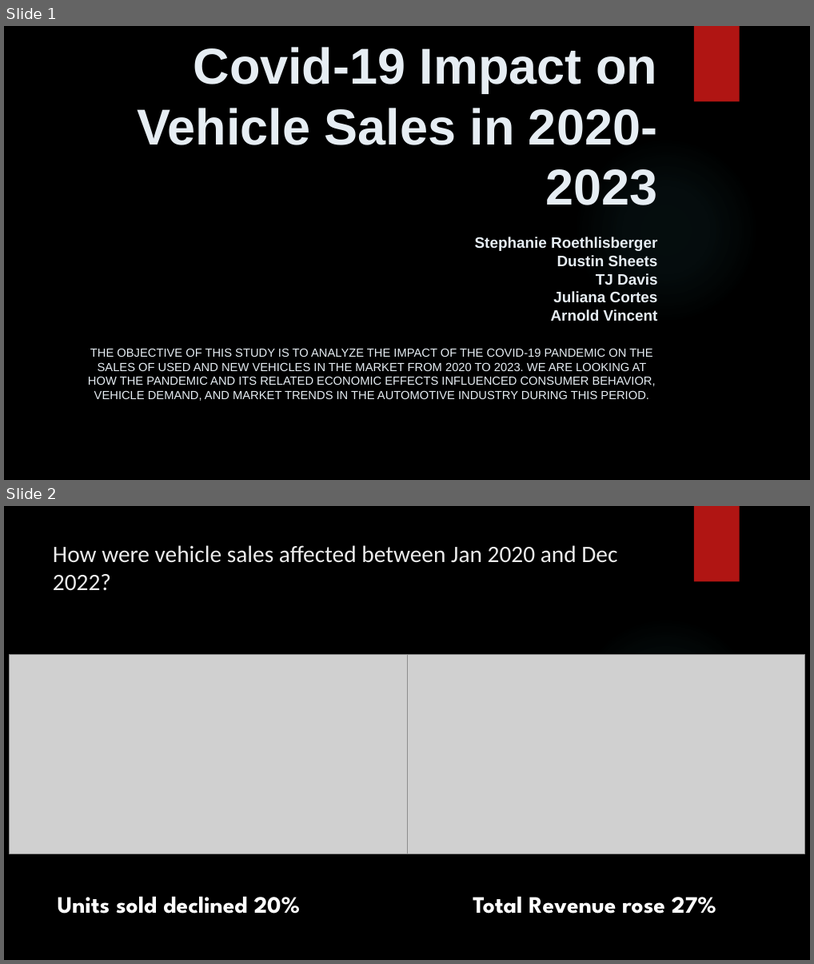
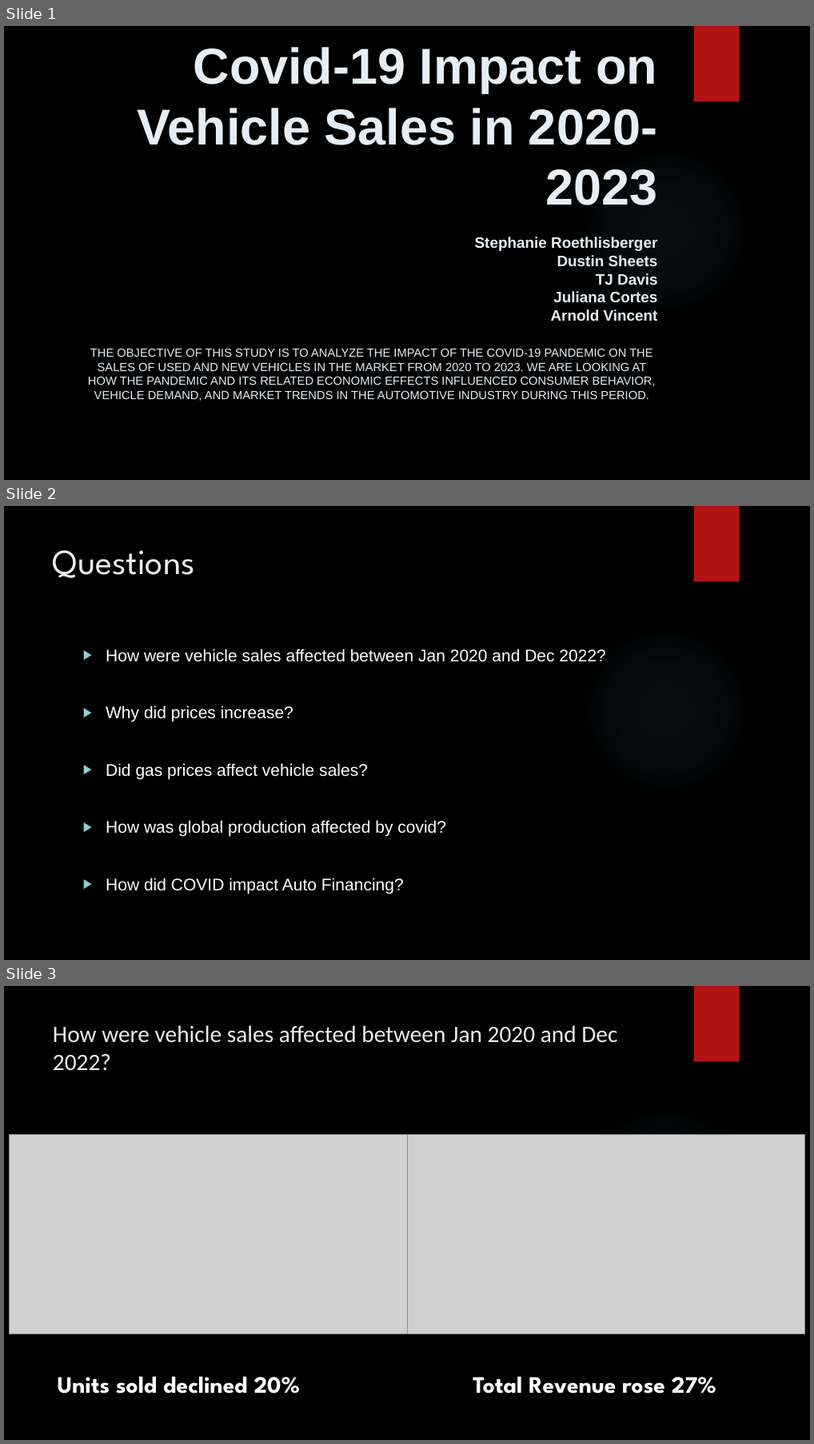
Before and after one commit to T800-101A/Impact_Vehicule_COVID-19, a slide deck: Project 1 Presentation .pptx. Shown one above the other, each under a label of ours: slides 1 and 2 before the commit, slides 1, 2 and 3 after it. The pictures are 814x964 and 814x1444 pixels, drawn with LibreOffice and Linux fonts; fonts in the diff are those of the drawing; grey boxes stand for pictures; background and template pictures are left out. Boxes give left, top, right and bottom in pixels: in the first picture for what was removed or moved away, otherwise in the second. Text is boxed around its words. In the diff, an @@ line names an element or a change of style, - is before the commit and + after.

```diff
--- a/Project 1 Presentation .pptx
+++ b/Project 1 Presentation .pptx
@@ slide 2 added at (x1=4, y1=506, x2=810, y2=960), background picture (left out); not listed: 2 template elements that a slide beside it also shows @@
@@ title added at (x1=53, y1=550, x2=195, y2=578), 42 pt, text #EBEBEB @@
+Questions
@@ text added at (x1=106, y1=648, x2=606, y2=893), 20 pt, text #FFFFFF @@
+▶ How were vehicle sales affected between Jan 2020 and Dec 2022?
+▶ Why did prices increase?
+▶ Did gas prices affect vehicle sales?
+▶ How was global production affected by covid?
+▶ How did COVID impact Auto Financing?
@@ what was slide 2 is now slide 3 @@
```
Also in this commit, not shown: 4 other slides added.
